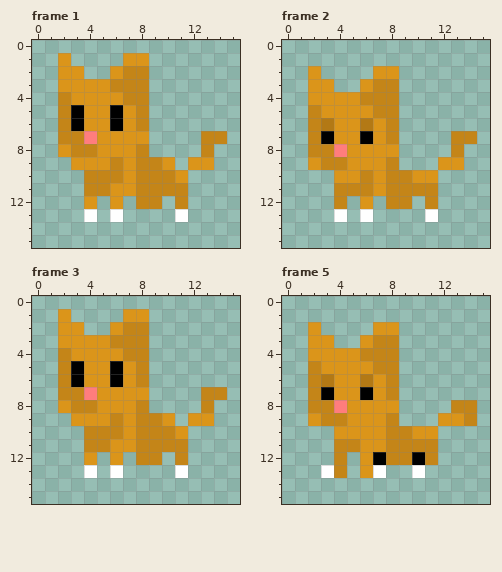
File history of a pixel-art file, Assets/Sprites/Cat/Cat_Brown/cat_goes_to_sleep.aseprite. The picture above is the old version.
16x16 pixels, 8 frames. Shown: frame 1, frame 2, frame 3, frame 5. The commit also changed other frames, which this record leaves out.
After the commit:
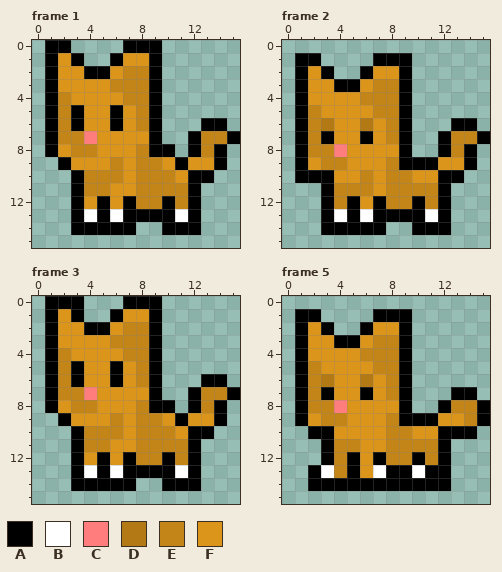
Palette (. is transparent): A #000000  B #ffffff  C #ff7d7d  D #b37915  E #c48518  F #db951a
From old to new:
Frame 1:
y 0: x 1..2 .. -> AA; x 7..9 ... -> AAA
y 1: x 1 . -> A; x 3 . -> A; x 6 . -> A; x 9 . -> A
y 2: x 1 . -> A; x 4..5 .. -> AA; x 9 . -> A
y 3..5: x 1 . -> A; x 9 . -> A
y 6: x 1 . -> A; x 9 . -> A; x 13..14 .. -> AA
y 7: x 1 . -> A; x 9 . -> A; x 12 . -> A; x 15 . -> A
y 8: x 1 . -> A; x 9..10 .. -> AA; x 12 . -> A; x 14 . -> A
y 9: x 2 . -> A; x 11 . -> A; x 14 . -> A
y 10: x 3 . -> A; x 12..13 .. -> AA
y 11: x 3 . -> A; x 12 . -> A
y 12: x 3 . -> A; x 5 . -> A; x 7 . -> A; x 10 . -> A; x 12 . -> A
y 13: x 3 . -> A; x 5 . -> A; x 7..10 .... -> AAAA; x 12 . -> A
y 14: x 3..7 ..... -> AAAAA; x 10..12 ... -> AAA
Frame 2:
y 1: x 1..2 .. -> AA; x 7..9 ... -> AAA
y 2: x 1 . -> A; x 3 . -> A; x 6 . -> A; x 9 . -> A
y 3: x 1 . -> A; x 4..5 .. -> AA; x 9 . -> A
y 4..5: x 1 . -> A; x 9 . -> A
y 6: x 1 . -> A; x 9 . -> A; x 13..14 .. -> AA
y 7: x 1 . -> A; x 9 . -> A; x 12 . -> A; x 15 . -> A
y 8: x 1 . -> A; x 9 . -> A; x 12 . -> A; x 14 . -> A
y 9: x 1 . -> A; x 9..11 ... -> AAA; x 14 . -> A
y 10: x 1..3 ... -> AAA; x 12..13 .. -> AA
y 11: x 3 . -> A; x 12 . -> A
y 12: x 3 . -> A; x 5 . -> A; x 7 . -> A; x 10 . -> A; x 12 . -> A
y 13: x 3 . -> A; x 5 . -> A; x 7..10 .... -> AAAA; x 12 . -> A
y 14: x 3..7 ..... -> AAAAA; x 10..12 ... -> AAA
Frame 3:
y 0: x 1..3 ... -> AAA; x 7..9 ... -> AAA
y 1: x 1 . -> A; x 3 . -> A; x 6 . -> A; x 9 . -> A
y 2: x 1 . -> A; x 4..5 .. -> AA; x 9 . -> A
y 3..5: x 1 . -> A; x 9 . -> A
y 6: x 1 . -> A; x 9 . -> A; x 13..14 .. -> AA
y 7: x 1 . -> A; x 9 . -> A; x 12 . -> A; x 15 . -> A
y 8: x 1 . -> A; x 9..10 .. -> AA; x 12 . -> A; x 14 . -> A
y 9: x 2 . -> A; x 11 . -> A; x 14 . -> A
y 10: x 3 . -> A; x 12..13 .. -> AA
y 11: x 3 . -> A; x 12 . -> A
y 12: x 3 . -> A; x 5 . -> A; x 7 . -> A; x 10 . -> A; x 12 . -> A
y 13: x 3 . -> A; x 5 . -> A; x 7..10 .... -> AAAA; x 12 . -> A
y 14: x 3..7 ..... -> AAAAA; x 10..12 ... -> AAA
Frame 5:
y 1: x 1..2 .. -> AA; x 7..9 ... -> AAA
y 2: x 1 . -> A; x 3 . -> A; x 6 . -> A; x 9 . -> A
y 3: x 1 . -> A; x 4..5 .. -> AA; x 9 . -> A
y 4..6: x 1 . -> A; x 9 . -> A
y 7: x 1 . -> A; x 9 . -> A; x 13..14 .. -> AA
y 8: x 1 . -> A; x 9 . -> A; x 12 . -> A; x 15 . -> A
y 9: x 1 . -> A; x 9..11 ... -> AAA; x 15 . -> A
y 10: x 2..3 .. -> AA; x 12..14 ... -> AAA
y 11: x 3 . -> A; x 12 . -> A
y 12: x 3 . -> A; x 5 . -> A; x 12 . -> A
y 13: x 2 . -> A; x 5 . -> A; x 8..9 .. -> AA; x 11..12 .. -> AA
y 14: x 2..12 ........... -> AAAAAAAAAAA
Where, in picture pixels (left, top, right, bottom), the same in both pictures:
added: (45, 40, 240, 235)
added: (295, 53, 490, 235)
added: (45, 296, 240, 491)
added: (295, 309, 490, 491)
